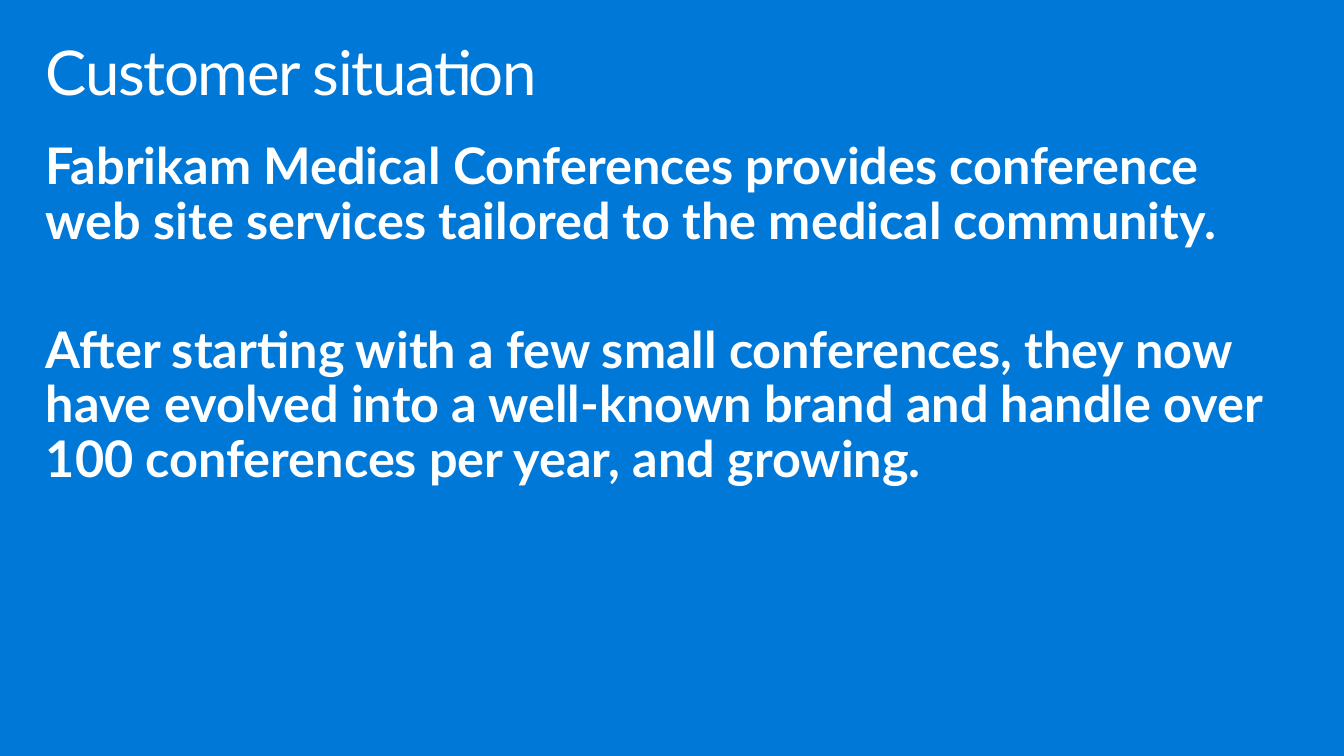
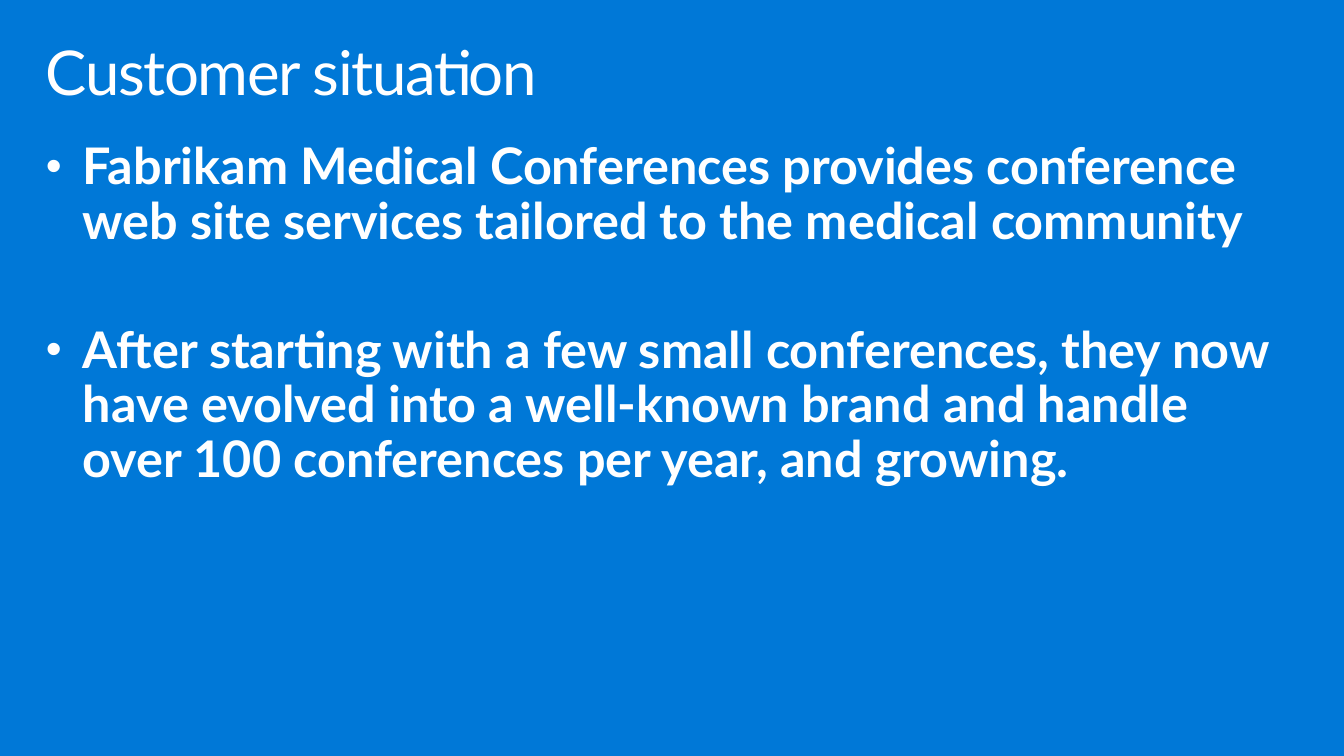
Before and after one commit to yaoshixin007/MCW-Containers-and-DevOps, a slide deck: slide 4 of WDS/Whiteboard design session trainer presentation - Containers and DevOps.pptx. Drawn at 1344x756 pixels with LibreOffice and Linux fonts; fonts in the diff are those of the drawing. Boxes give left, top, right and bottom in pixels: in the first picture for what was removed or moved away, otherwise in the second. Text is boxed around its words. In the diff, an @@ line names an element or a change of style, - is before the commit and + after.

```diff
--- a/WDS/Whiteboard design session trainer presentation - Containers and DevOps.pptx
+++ b/WDS/Whiteboard design session trainer presentation - Containers and DevOps.pptx
@@ text at (83, 146, 1243, 247): text changed @@
-Fabrikam Medical Conferences provides conference web site services tailored to the medical community.
+• Fabrikam Medical Conferences provides conference web site services tailored to the medical community
@@ text at (83, 330, 1269, 485): bullet none to • @@
```
Also in this commit, not shown: 13 other slides changed.
